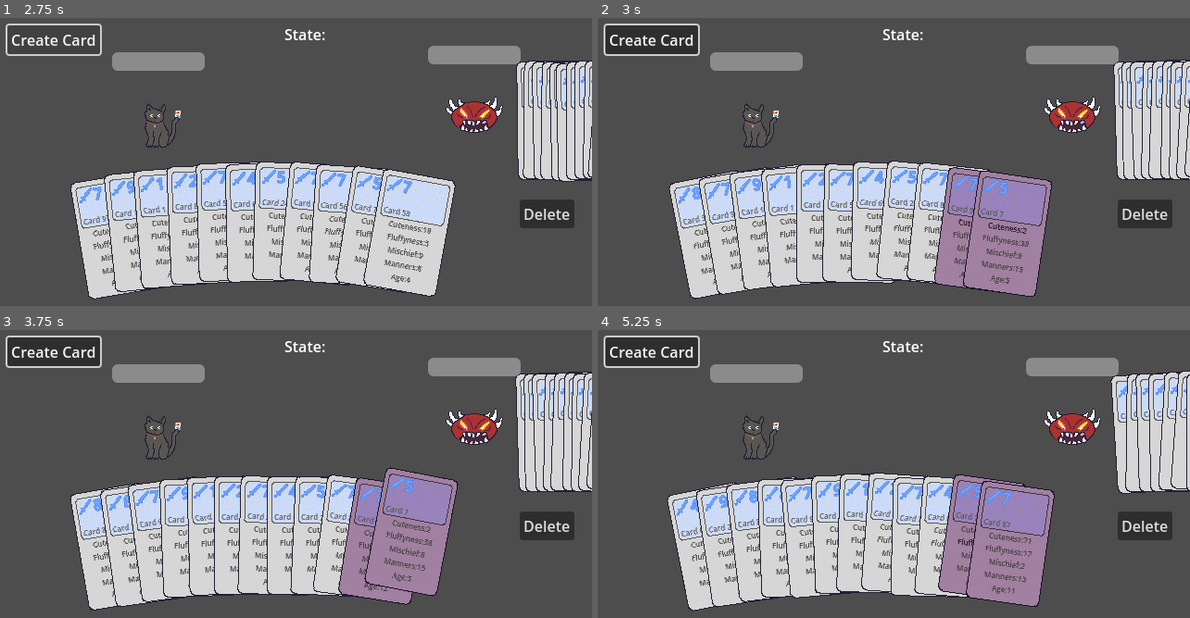
Above: before the commit, frames 1-4 (two rows, left to right).
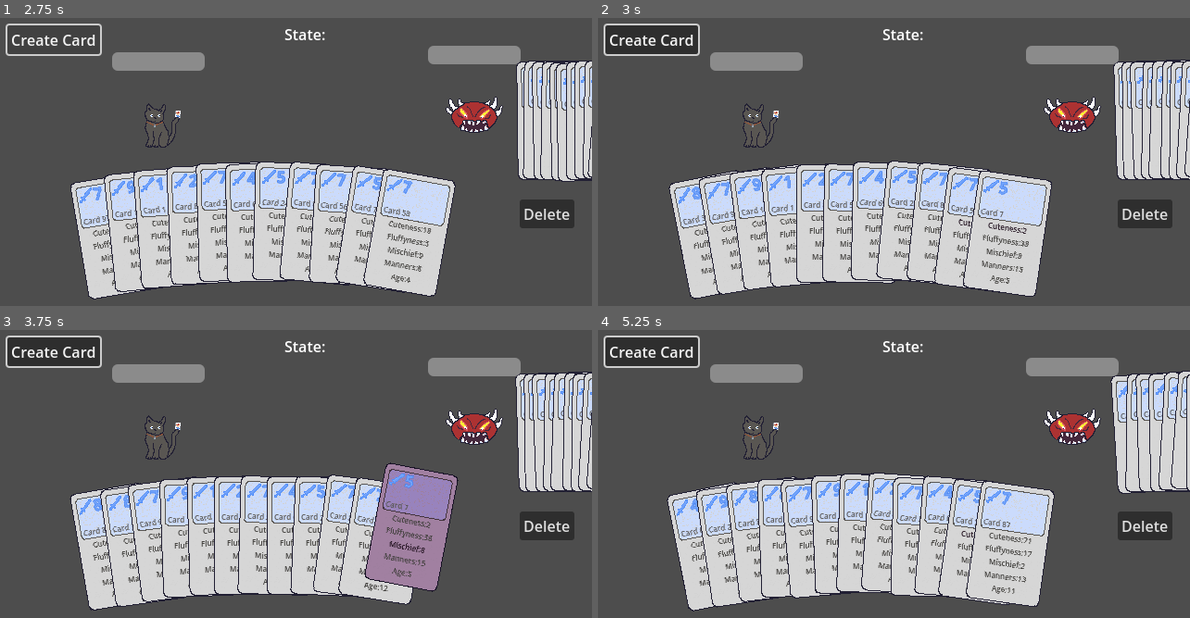
Above: after the commit, the same moments.

Repository: zcbntr/bucinum
Game: Godot game, scene res://scenes/main.tscn
Same seed, same stepped clock (60 frames per second), same inputs: the game is played once before the commit and once after it.
Inputs (mouse positions are in pixels of both pictures, inside the frame that each line leads up to):
- Up to frame 1 (2.75 s): click "Create Card" at 0.5 s; click "Create Card" at 1.25 s; click "Create Card" at 2 s
- Up to frame 2 (3 s): tap Enter at 2.75 s; move the mouse to (1006, 234) at 2.77 s; press the mouse at (1006, 234) at 2.78 s
- Up to frame 3 (3.75 s): tap Space at 3.5 s; move the mouse to (408, 546) at 3.52 s; release the mouse at (408, 546) at 3.53 s; click (408, 546) at 3.6 s
- Up to frame 4 (5.25 s): tap Enter at 4.25 s; move the mouse to (1012, 525) at 4.27 s; press the mouse at (1012, 525) at 4.28 s; tap Space at 5 s; move the mouse to (1012, 546) at 5.02 s; release the mouse at (1012, 546) at 5.03 s; click (1012, 546) at 5.1 s

Frame 1 is identical in both runs. In frame 2, 6.5% of the frame differs, in the area x 56-77%, y 52-97%; in frame 3, 4.1%; in frame 4, 6.8%, in the area x 57-77%, y 50-96%.
Error in both runs: Invalid call. Nonexistent function 'activate' in base 'Node2D (CardObject)'. (res://scripts/main.gd:130)

Commit message:
Prevent card hover passthrough

Diff:
--- a/scripts/card_object.gd
+++ b/scripts/card_object.gd
@@ -7,6 +7,8 @@
 signal category_clicked(category: String, card: CardObject)
 signal card_selected(card: CardObject)
 signal card_unselected
+
+static var hovered_cards: Array[CardObject]
 
 static var card_scene: PackedScene = preload("res://scenes/card_object.tscn")
 static var card_category_display_scene: PackedScene = preload("res://scenes/card_category_display.tscn")
@@ -211,12 +213,30 @@
 	pass
 
 
+static func rehighlight_hovered_card() -> void:
+	if (hovered_cards.is_empty()):
+		return
+
+	var top_card_index = -1
+	var top_card_z_index = -1
+	for i in range(0, hovered_cards.size()):
+		hovered_cards[i].set_unhovered()
+		if hovered_cards[i].z_index > top_card_z_index:
+			top_card_index = i
+			top_card_z_index = hovered_cards[i].z_index
+
+	hovered_cards[top_card_index].set_hovered()
+
+
 func _on_clickable_area_mouse_entered() -> void:
-	set_hovered()
+	hovered_cards.push_back(self)
+	rehighlight_hovered_card()
 
 
 func _on_clickable_area_mouse_exited() -> void:
+	hovered_cards.remove_at(hovered_cards.find(self))
 	set_unhovered()
+	rehighlight_hovered_card()
 
 
 func _on_category_mouse_entered(_category: String) -> void:
